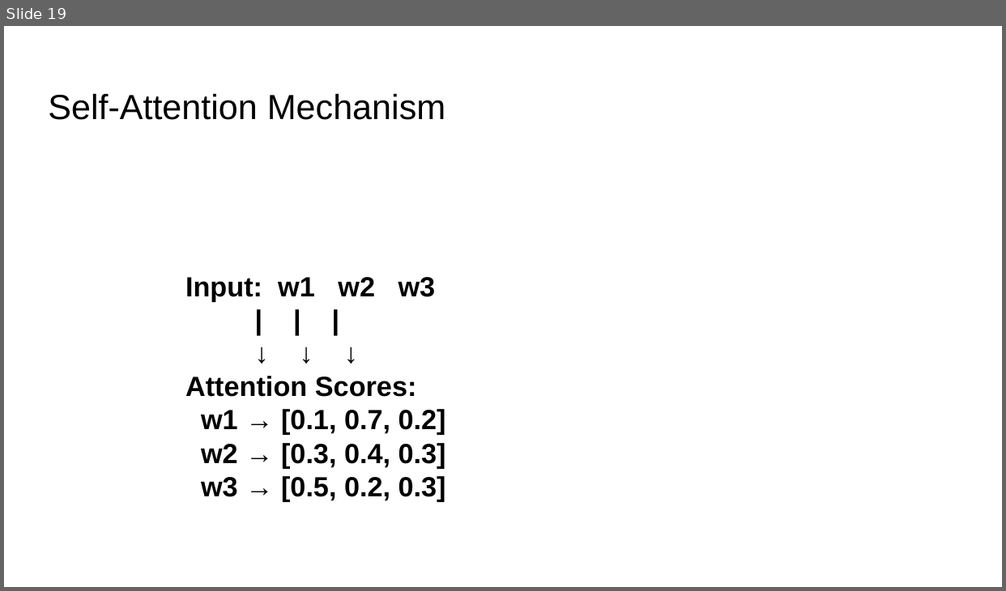
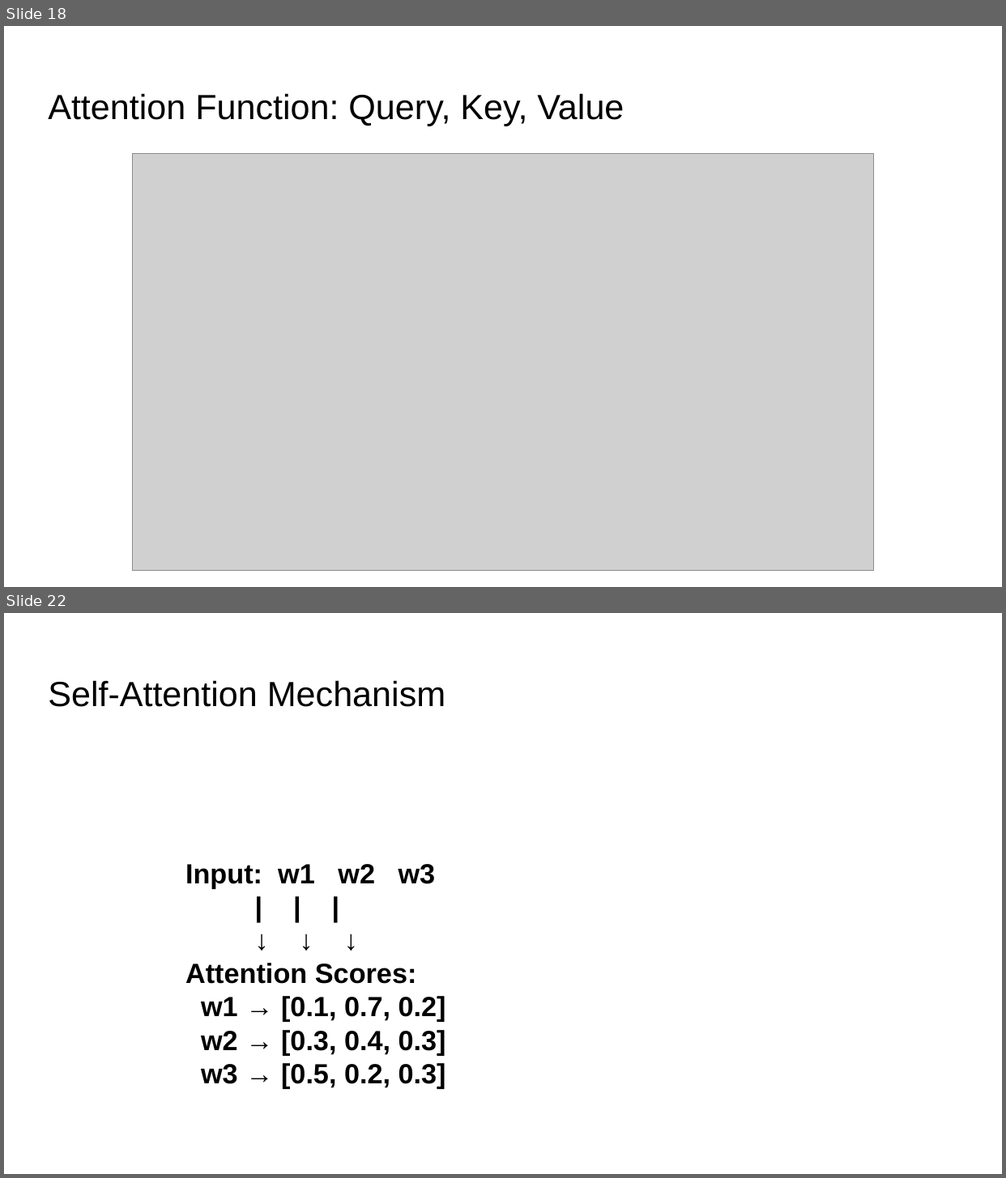
Before and after one commit to motazsaad/NLP-Master-2025, a slide deck: slides/NLP/06 Transformers.pptx. Shown one above the other, each under a label of ours: slide 19 before the commit, slides 18 and 22 after it; the slides between them are not shown. The pictures are 1006x591 and 1006x1178 pixels, drawn with LibreOffice and Linux fonts; fonts in the diff are those of the drawing; grey boxes stand for pictures. Boxes give left, top, right and bottom in pixels: in the first picture for what was removed or moved away, otherwise in the second. Text is boxed around its words. In the diff, an @@ line names an element or a change of style, - is before the commit and + after.

```diff
--- a/slides/NLP/06 Transformers.pptx
+++ b/slides/NLP/06 Transformers.pptx
@@ slide 18 added at <box>4,26,1002,587</box>, background #FFFFFF @@
@@ title added at <box>48,93,624,126</box>, 25.2 pt, text #000000 @@
+Attention Function: Query, Key, Value
@@ picture added at <box>133,154,874,571</box> @@
@@ what was slide 19 is now slide 22 @@
```
Also in this commit, not shown: 3 slides changed, 9 other slides added, 5 slides removed.
